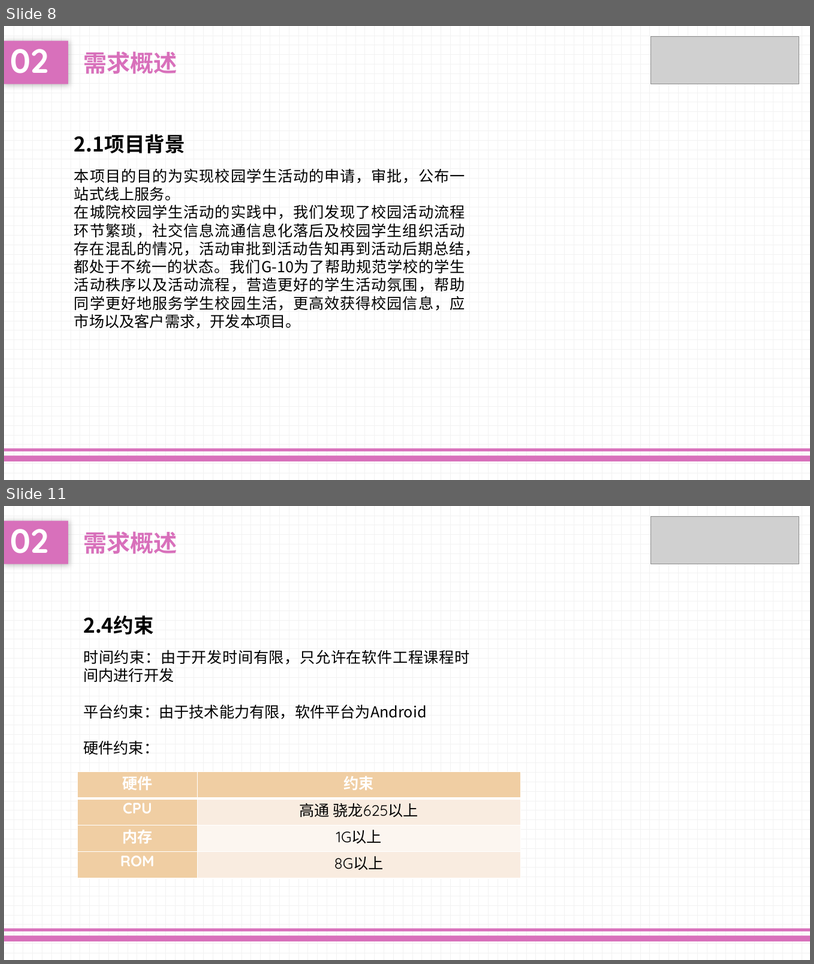
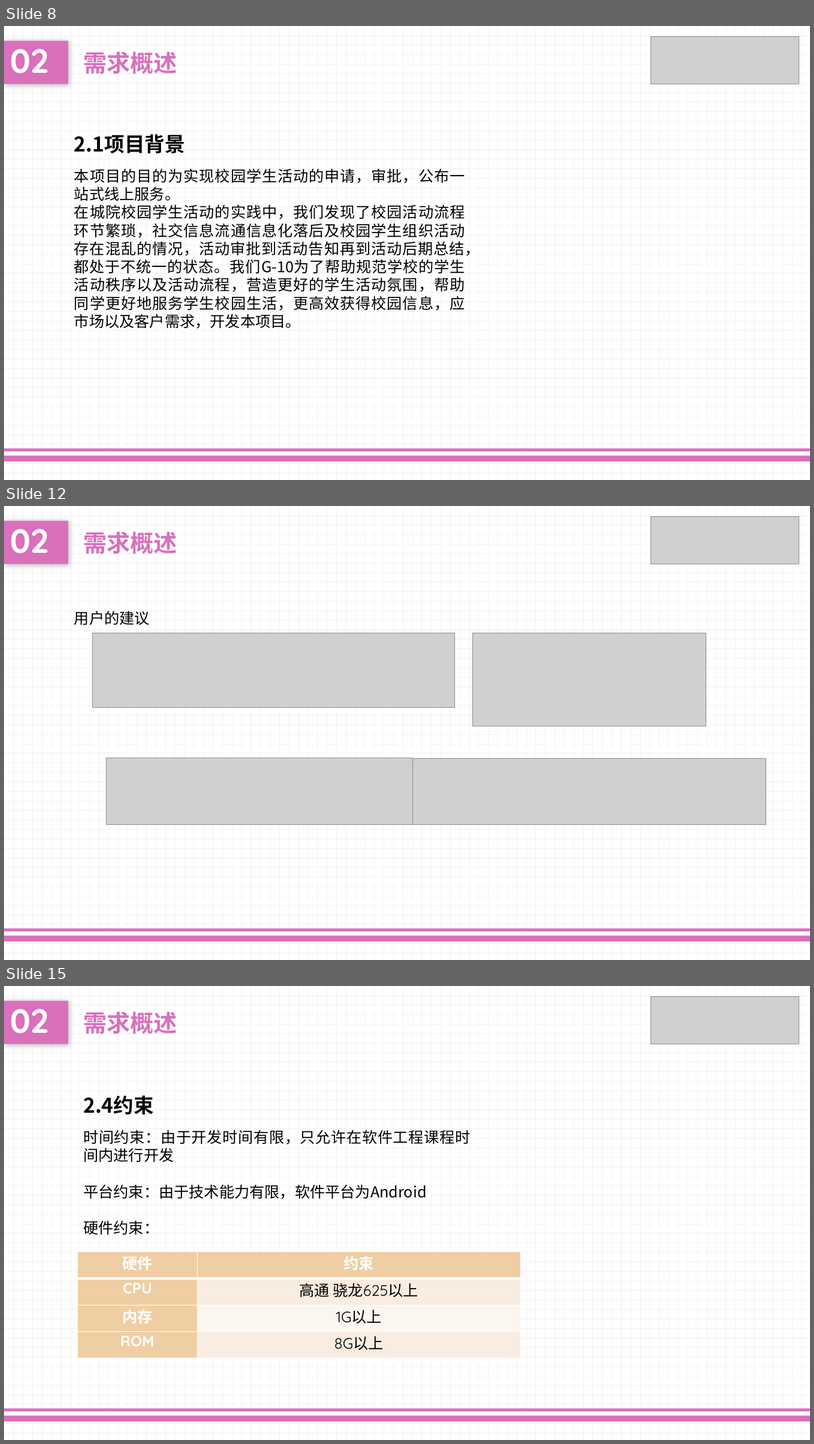
Before and after one commit to liuk5546/campaigo, a slide deck: doc/软件规格说明ppt.pptx. Shown one above the other, each under a label of ours: slides 8 and 11 before the commit, slides 8, 12 and 15 after it; the slides between them are not shown. The pictures are 814x964 and 814x1444 pixels, drawn with LibreOffice and Linux fonts; fonts in the diff are those of the drawing; grey boxes stand for pictures. Boxes give left, top, right and bottom in pixels: in the first picture for what was removed or moved away, otherwise in the second. Text is boxed around its words. In the diff, an @@ line names an element or a change of style, - is before the commit and + after.

```diff
--- a/doc/软件规格说明ppt.pptx
+++ b/doc/软件规格说明ppt.pptx
@@ slide 12 added at [4,506,810,960], background pattern #F2F2F2 on #FFFFFF; not listed: 2 template elements that a slide beside it also shows @@
@@ text added at [4,520,68,564], fill #D870BB, 40 pt, text #FFFFFF, bold @@
+02
@@ picture added at [651,517,800,564] @@
@@ text added at [83,532,177,554], 28 pt, text #D870BB, bold @@
+需求概述
@@ text added at [74,610,150,625], 18 pt, text #000000 @@
+用户的建议
@@ picture added at [92,633,455,708] @@
@@ picture added at [473,633,707,726] @@
@@ picture added at [106,757,413,825] @@
@@ picture added at [413,758,767,824] @@
@@ what was slide 11 is now slide 15 @@
```
Also in this commit, not shown: 7 slides changed, 6 other slides added, 7 other files.
